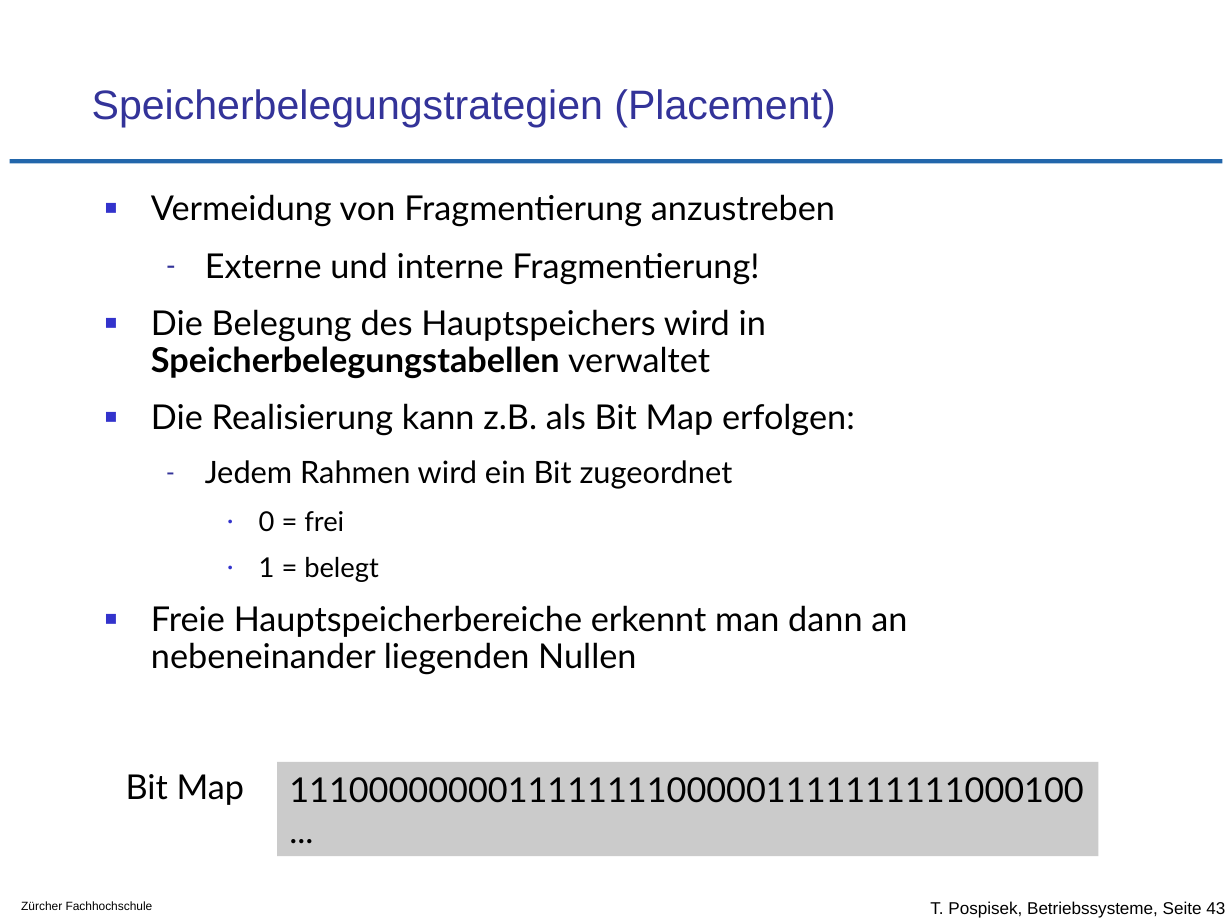
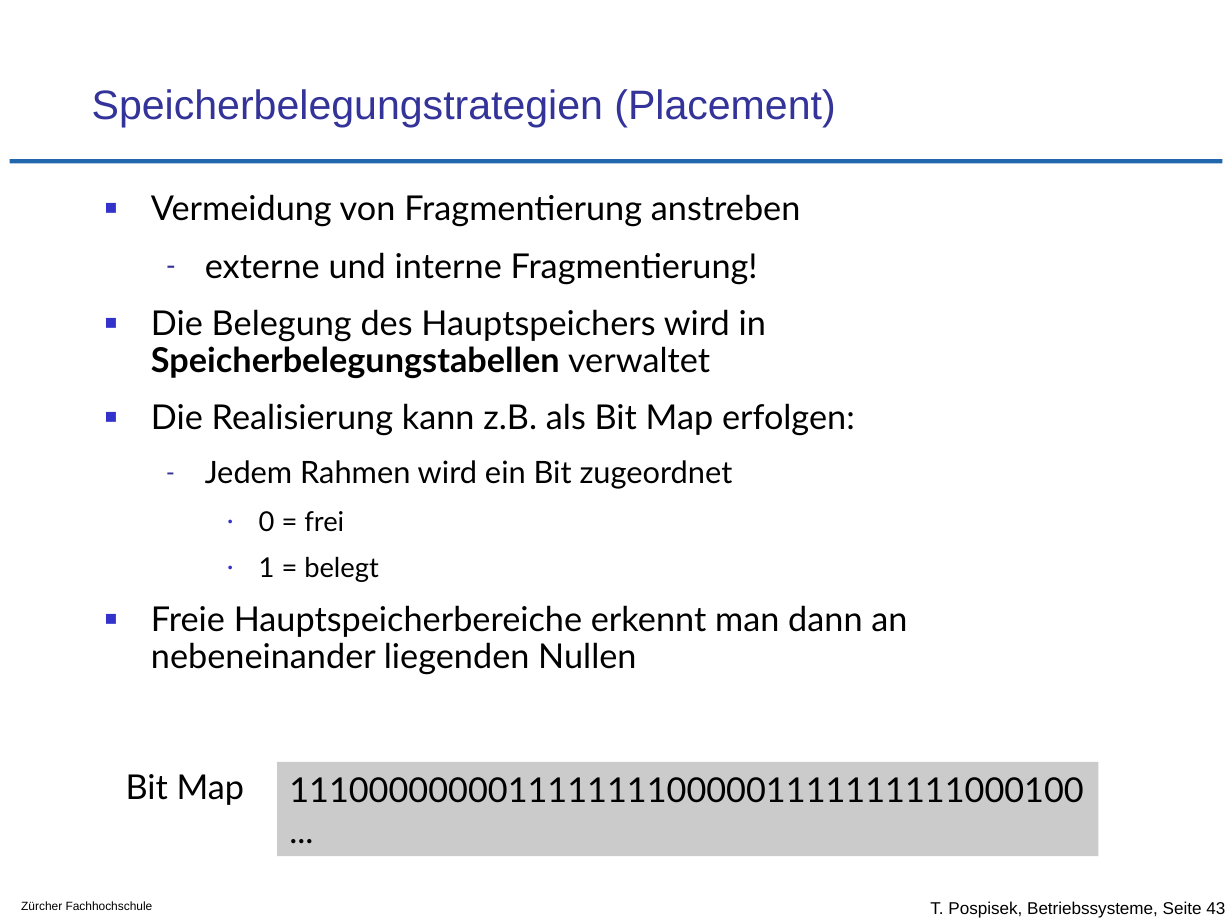
Before and after one commit to tpo/betriebssysteme, a slide deck: slide 43 of 11_Speicherverwaltung_Strategien.odp. Drawn at 1232x924 pixels with LibreOffice and Linux fonts; fonts in the diff are those of the drawing; background and template pictures are left out. Boxes give left, top, right and bottom in pixels: in the first picture for what was removed or moved away, otherwise in the second. Text is boxed around its words. In the diff, an @@ line names an element or a change of style, - is before the commit and + after.

```diff
--- a/11_Speicherverwaltung_Strategien.odp
+++ b/11_Speicherverwaltung_Strategien.odp
@@ text at <box>151,194,801,284</box>: text changed @@
-■ Vermeidung von Fragmentierung anzustreben
-  – Externe und interne Fragmentierung!
+■ Vermeidung von Fragmentierung anstreben
+  – externe und interne Fragmentierung!
```
Also in this commit, not shown: 1 other slide changed, 1 slide added, 1 other file.
